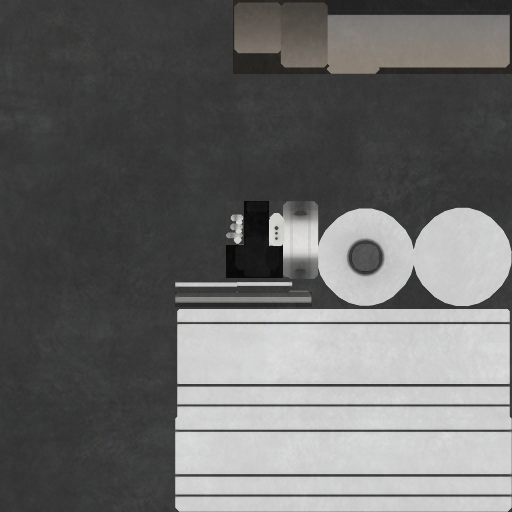
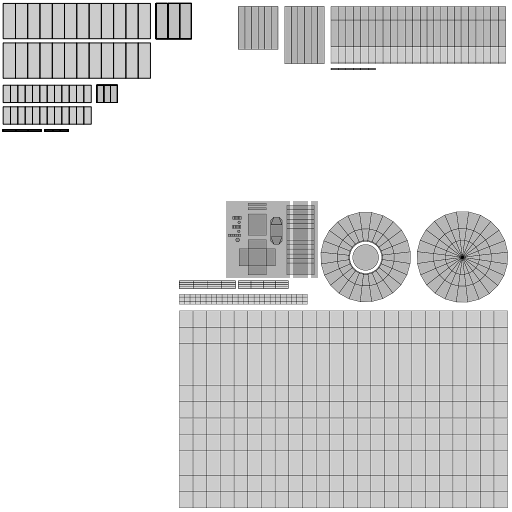
Before/after of a w=512, h=512 layered artwork. What changed in the layer stack:
showed "case_a case_a_rings_nom.002 case_b.001 and more.png", painted on it over <box>2,2,508,508</box>
showed "___MET", painted on it over <box>0,0,512,512</box>
hid group "_ALBEDO" (4 layers) over <box>0,0,512,512</box>
painted on "AO" over <box>175,380,512,479</box>
"orange": opacity 35% → 50% over <box>233,0,512,74</box>
